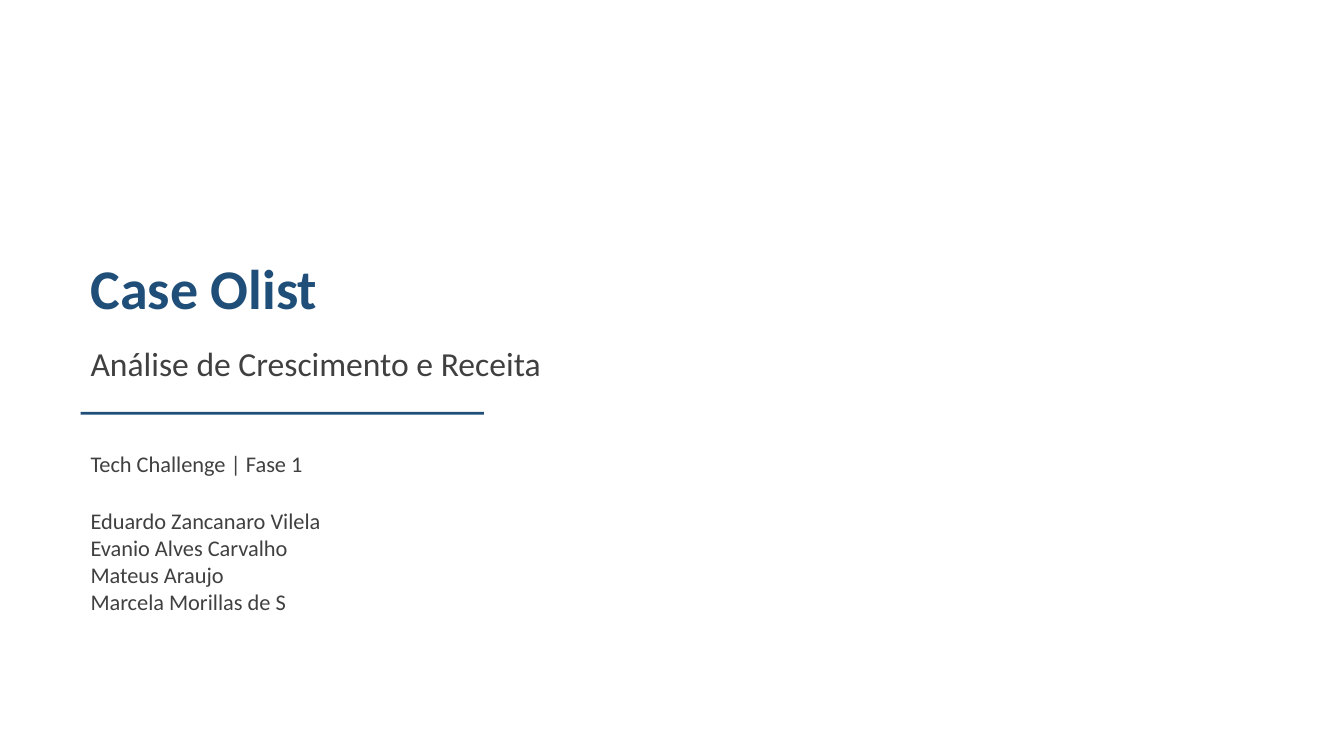
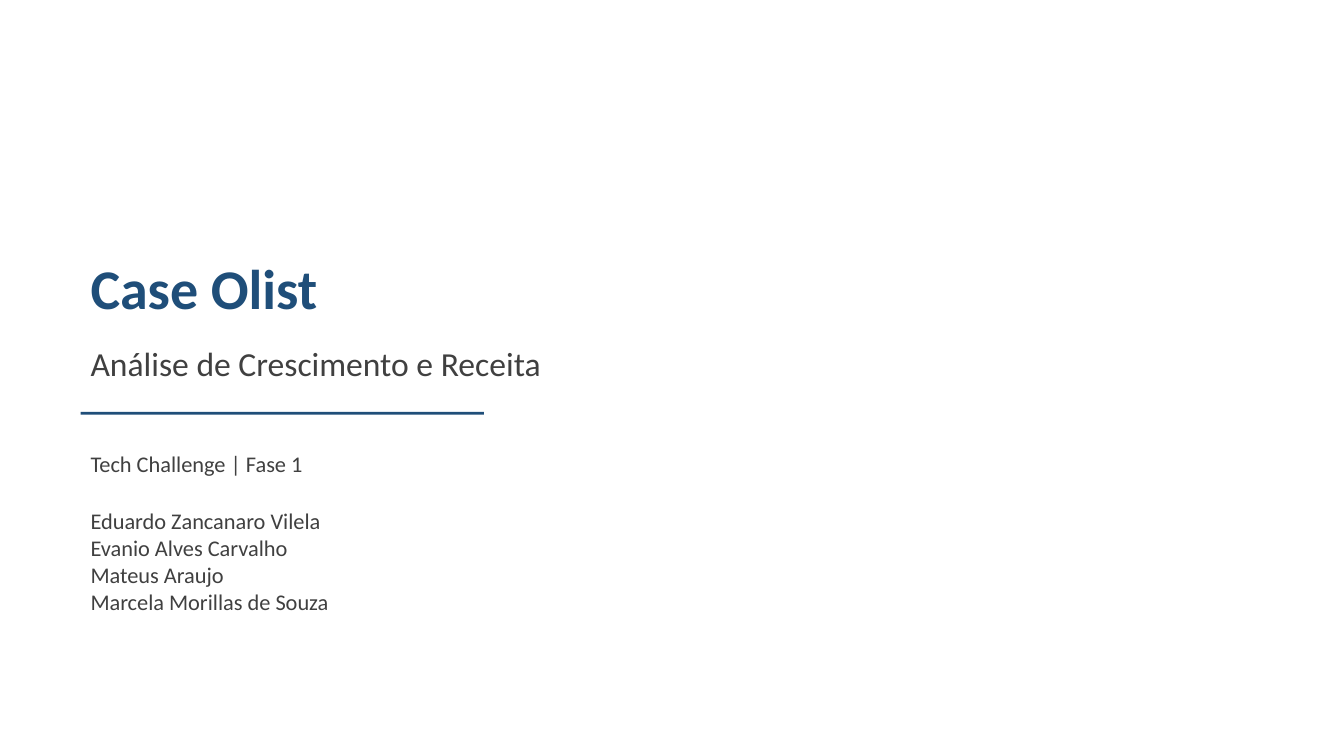
Before and after one commit to evanioac-web/tech-challenge-fase1-olist, a slide deck: slide 1 of reports/apresentacao_crescimento_receita.pptx. Drawn at 1344x756 pixels with LibreOffice and Linux fonts; fonts in the diff are those of the drawing. Boxes give left, top, right and bottom in pixels: in the first picture for what was removed or moved away, otherwise in the second. Text is boxed around its words. In the diff, an @@ line names an element or a change of style, - is before the commit and + after.

Commit message:
Adiciona os integrantes do grupo na capa da apresentacao

```diff
--- a/reports/apresentacao_crescimento_receita.pptx
+++ b/reports/apresentacao_crescimento_receita.pptx
@@ text at [91, 594, 329, 610]: text changed @@
-Marcela Morillas de S
+Marcela Morillas de Souza
```
